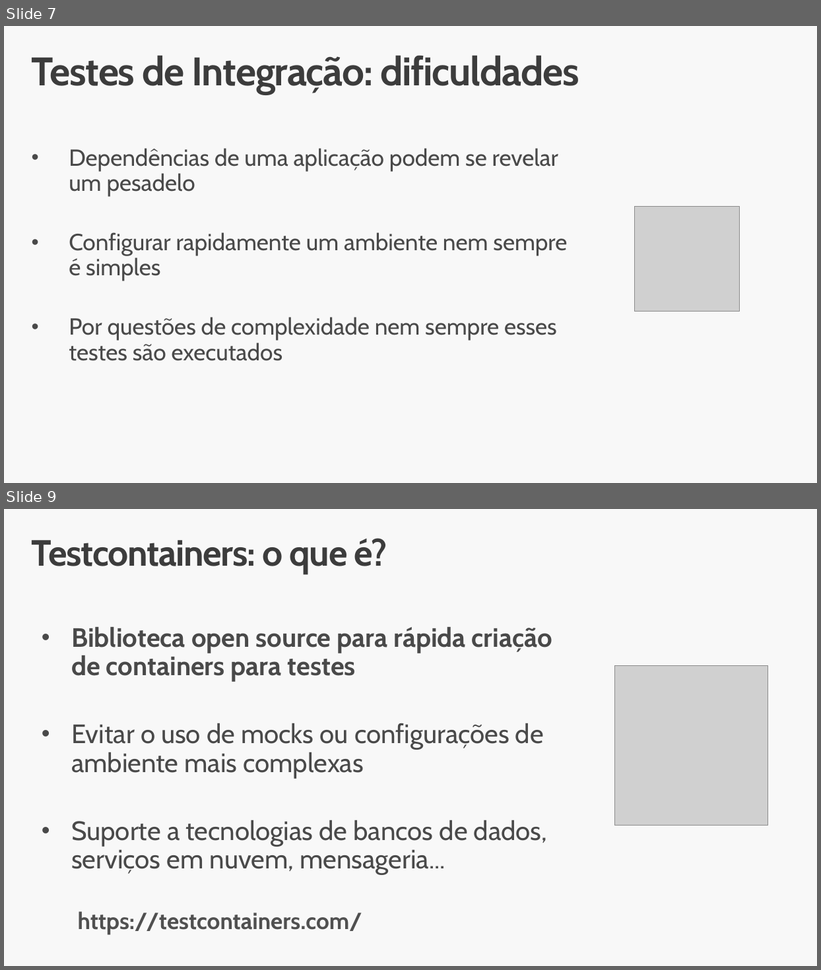
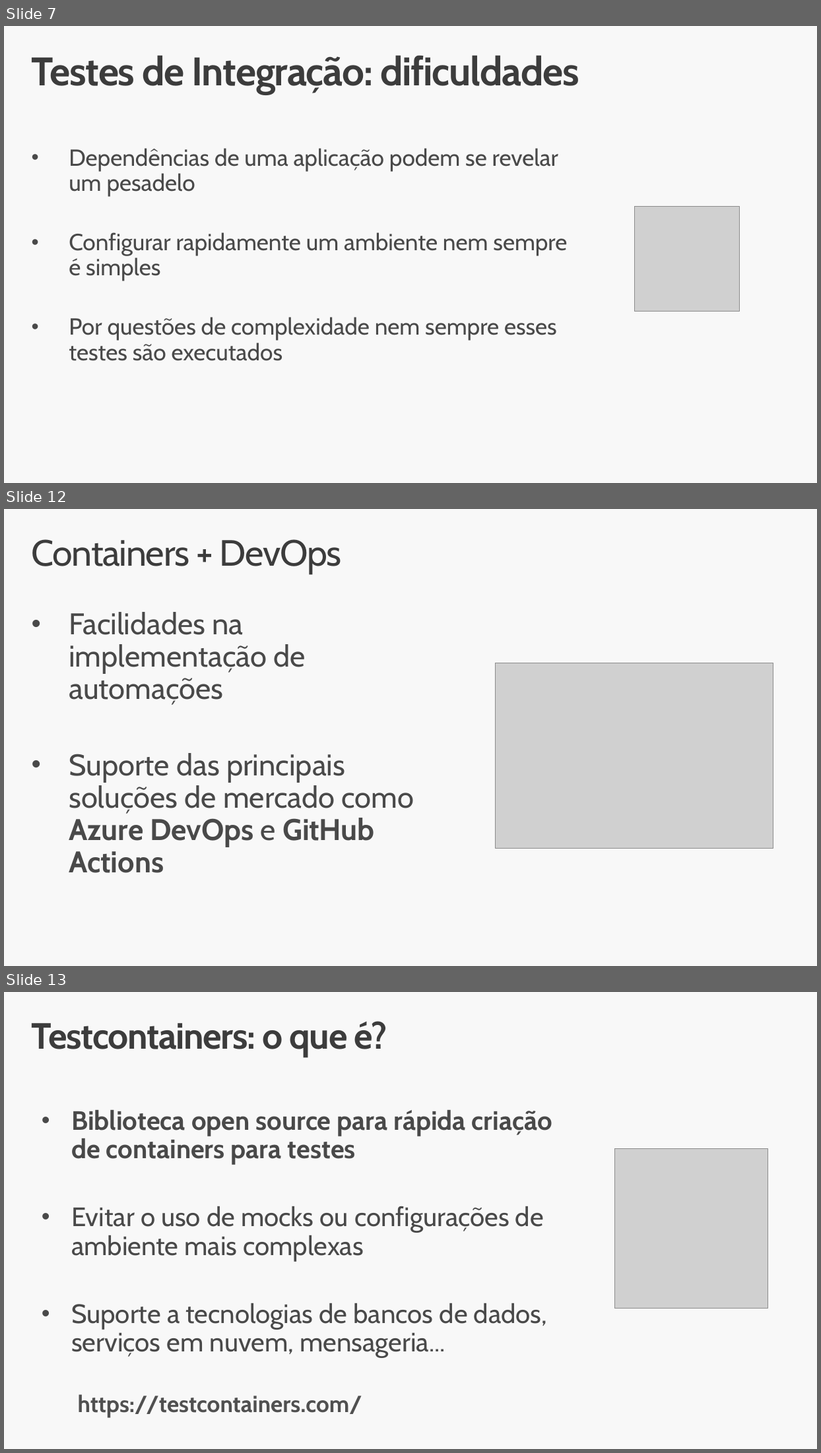
Before and after one commit to renatogroffe/testcontainers_senai-2025-05, a slide deck: slides/TestContainers SENAI 2025-05.pptx. Shown one above the other, each under a label of ours: slides 7 and 9 before the commit, slides 7, 12 and 13 after it; the slides between them are not shown. The pictures are 821x970 and 821x1453 pixels, drawn with LibreOffice and Linux fonts; fonts in the diff are those of the drawing; grey boxes stand for pictures. Boxes give left, top, right and bottom in pixels: in the first picture for what was removed or moved away, otherwise in the second. Text is boxed around its words. In the diff, an @@ line names an element or a change of style, - is before the commit and + after.

```diff
--- a/slides/TestContainers SENAI 2025-05.pptx
+++ b/slides/TestContainers SENAI 2025-05.pptx
@@ slide 12 added at [4,509,817,966], background #F8F8F8 @@
@@ title added at [32,539,342,574], 44 pt, text #3C3C3C @@
+Containers + DevOps
@@ text added at [69,612,415,873], 36 pt, text #494949 @@
+• Facilidades na implementação de automações
+• Suporte das principais soluções de mercado como Azure DevOps e GitHub Actions
@@ picture added at [496,663,774,848] @@
@@ what was slide 9 is now slide 13 @@
```
Also in this commit, not shown: 1 slide changed, 3 other slides added.
